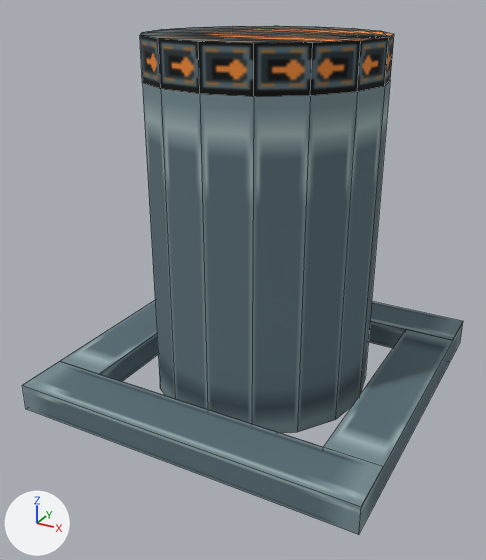
A saved change to the OBJ model src/main/resources/assets/create_nuclear_industry/models/block/turbine/mesh/inlet_top.obj.
One viewpoint serves both versions: a 50 mm lens placed at (1.325, -2.121, 1.113), pointed at (0.482, -0.587, 0.346). The axes (+X, +Y, +Z) are drawn at lower left. The lights are the same throughout. The older version comes first. Mesh edges are drawn as thin lines. Where no turn or scale is listed for an object, it has been applied to the vertices. Vertices at exactly the same position are counted once.

In view in the first picture: 'inlet_top'.
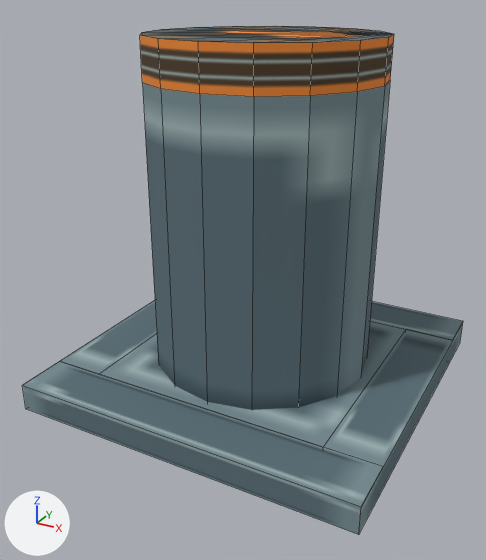
The edits, one by one:
Picture 'turbine_inlet_side' (img_turbine_inlet_side) is new.
Picture 'turbine_inlet_face' (img_turbine_inlet_face) is new.
Material 'inlet' (mat_inlet) changes its picture from img_turbine_inlet to img_turbine_inlet_face.
Material 'inside' (mat_inside) is new.
Its texture is img_turbine_casing_panel.
Its roughness is 1.0.
Material 'inlet_side' (mat_inlet_side) is new.
Its texture is img_turbine_inlet_side.
Its roughness is 1.0.
me_inlet_top is used by ob_inlet_top; location (0.0, 0.0, 0.0).
Verts and faces of me_inlet_top; kept vertices keep their numbers, new ones are numbered from 72.
Before the commit, vertices of me_inlet_top: 68 (0.15, -0.85, 0.08) at pixel (98, 374), 69 (0.15, -0.15, 0.08), 70 (0.85, -0.85, 0.08) at pixel (323, 447), 71 (0.85, -0.15, 0.08) at pixel (406, 329).
me_inlet_top had 72 vertices, 62 faces and spanned x 0.0..1.0, y -1.0..0.0, z 0.0..1.0.
me_inlet_top now has 72 vertices, 63 faces and spans x 0.0..1.0, y -1.0..0.0, z 0.0..1.0.
Part 1, on me_inlet_top:
14 faces are deleted.
14 new faces join them, mat_inlet (picture img_turbine_inlet_face).
Part 2, on me_inlet_top:
New faces: (68, 69, 71, 70) (mat_inside (picture img_turbine_casing_panel)).
me_inlet_top part 3: 32 kept faces spanning x 0.18..0.82, y -0.82..-0.18, z 0.0..1.0 get new texture (UV) coordinates.
me_inlet_top part 4: 16 faces spanning x 0.18..0.82, y -0.82..-0.18, z 0.89..1.0 switch from mat_inlet (picture img_turbine_inlet) to mat_inlet_side (picture img_turbine_inlet_side).
me_inlet_top gains material mat_inside (picture img_turbine_casing_panel).

Where the change shows, as pixel boxes [x1, y1, x2, y2] in the pictures (486 x 560 px; the box of a moved part takes in the faces that stretch with it):
'inlet_top', surface changed, reshaped: [22, 26, 463, 535] in both
part 1 of me_inlet_top, moved or reshaped: [140, 26, 393, 43] in both
part 2 of me_inlet_top, added: after [100, 321, 406, 447]
part 3 of me_inlet_top, surface changed: before [140, 34, 394, 433]; after [140, 34, 394, 410]
part 4 of me_inlet_top, recoloured: [140, 34, 394, 97] in both
